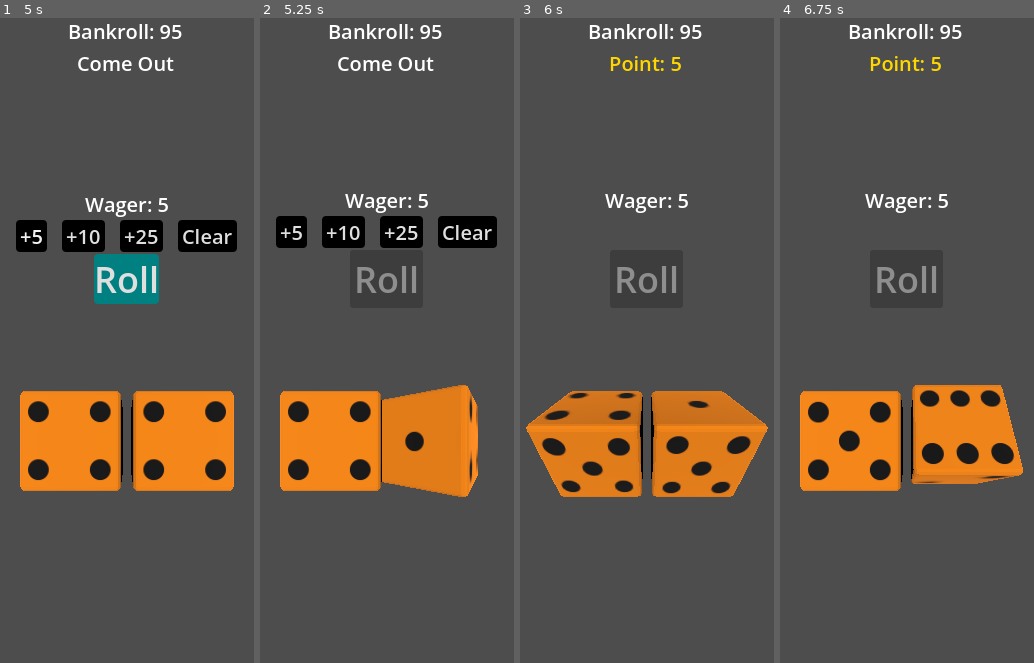
Above: before the commit, frames 1-4 (left to right).
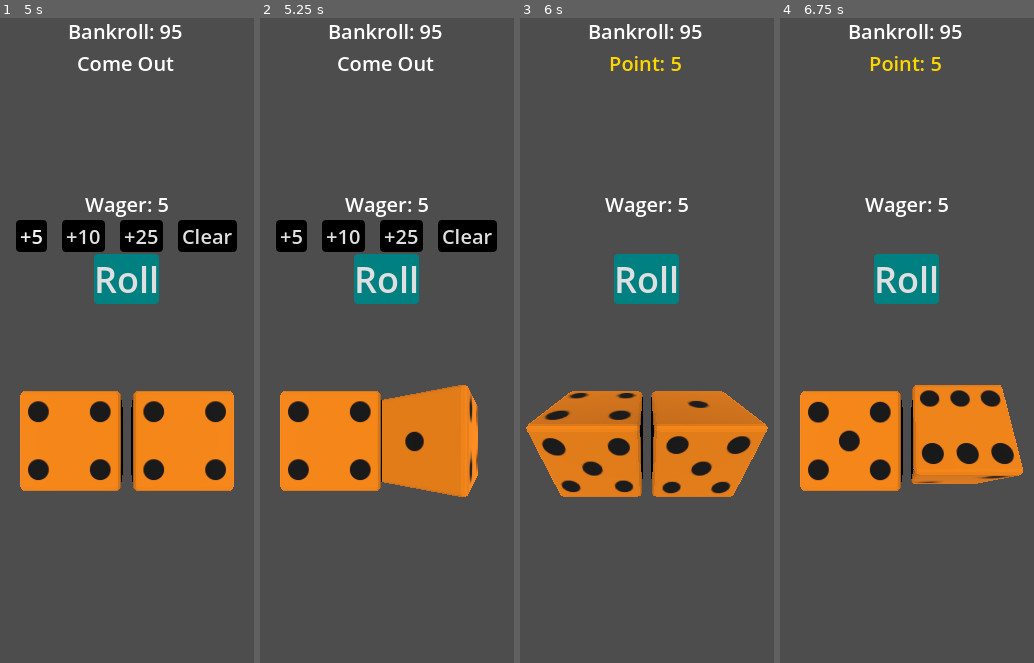
Above: after the commit, the same moments.

Repository: asarenski/godotCraps
Game: Godot game, scene res://src/scenes/main/main.tscn
The game is run twice, just before and just after one commit, with the same random seed, the same clock (stepped at 60 frames per second) and the same inputs.
Inputs:
- Up to frame 1 (5 s): click "Start" at 0.5 s; click "+5" at 1.25 s; click "+10" at 2 s; click "+25" at 2.75 s; click "Clear" at 3.5 s; click "+5" at 4.25 s
- Up to frame 2 (5.25 s): click "Roll" at 5 s
- Up to frame 3 (6 s): click "Roll" at 5.75 s
- Up to frame 4 (6.75 s): click "Roll" at 6.5 s

Frame 1 is identical in both runs. In frame 2, 4.0% of the frame differs, in the area x 6-94%, y 27-45%; in frame 3, 2.4%; in frame 4, 2.4%.

Commit message:
use mouse_filter for roll-in-progress state to avoid size jump

Diff:
--- a/src/scenes/main/hud.gd
+++ b/src/scenes/main/hud.gd
@@ -101,12 +101,12 @@
 	wager_cleared.emit()
 
 func _on_roll_start():
-	$Action/RollButton.set_disabled(true)
+	$Action/RollButton.mouse_filter = Control.MOUSE_FILTER_IGNORE
 
 func _on_roll_button_pressed():
 	roll_requested.emit()
 
 func _on_roll_complete(_total: int, values: Array):
-	$Action/RollButton.set_disabled(false)
+	$Action/RollButton.mouse_filter = Control.MOUSE_FILTER_STOP
 	update_dice_result(values[0], values[1])
 	$Readout/Results/DiceResult.show()
